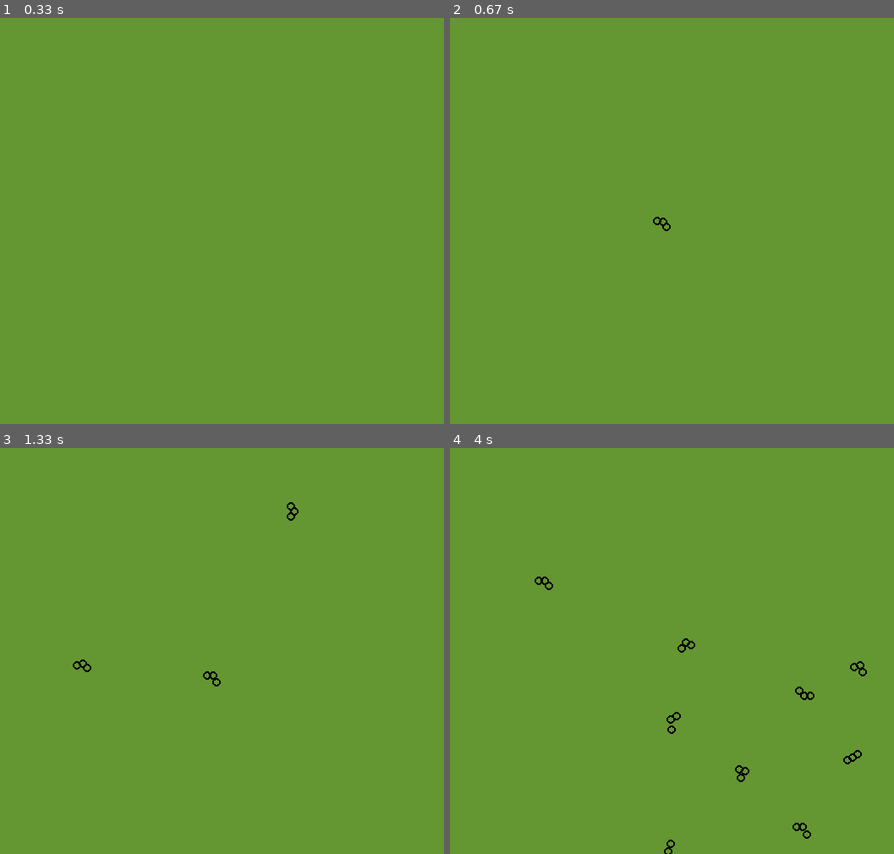
Above: before the commit, frames 1-4 (two rows, left to right).
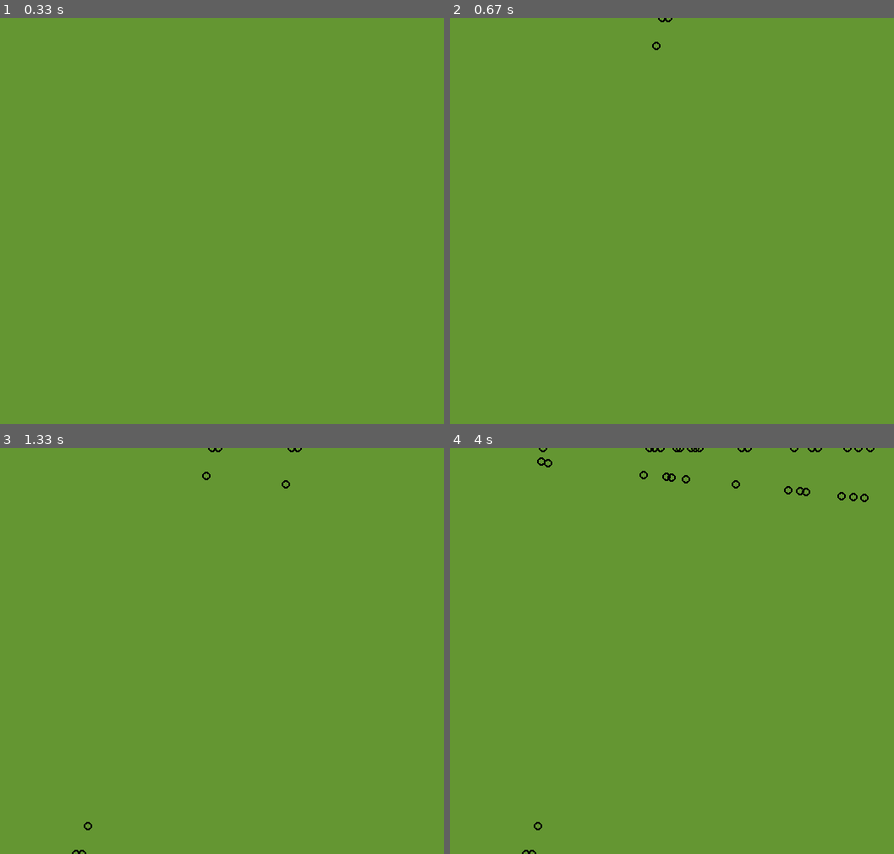
Above: after the commit, the same moments.

Repository: lukehackworth/pyparticle
Game: pygame game, started from pyparticle.py
Same seed, same stepped clock (60 frames per second), same inputs: the game is played once before the commit and once after it. The source is Python 2; it was converted automatically to run under Python 3.
Inputs (mouse positions are in pixels of both pictures, inside the frame that each line leads up to):
- Up to frame 1 (0.33 s): no input
- Up to frame 2 (0.67 s): click (663, 221) at 0.38 s
- Up to frame 3 (1.33 s): click (79, 655) at 0.72 s; click (293, 508) at 1.05 s
- Up to frame 4 (4 s): click (672, 512) at 1.38 s; click (672, 695) at 1.72 s; click (800, 715) at 2.05 s; click (805, 614) at 2.38 s; click (858, 618) at 2.72 s; click (854, 732) at 3.05 s; click (685, 634) at 3.38 s; click (543, 577) at 3.72 s

Frame 1 is identical in both runs. In frame 2, less than 0.1% of the frame differs, in the area x 45-51%, y 0-53%; in frame 3, 0.3%; in frame 4, 0.9%, in the area x 16-96%, y 0-100%.

Commit message:
Add clever velocity calculations that should work but doesn't

Diff:
--- a/pyparticle.py
+++ b/pyparticle.py
@@ -3,6 +3,7 @@
 
 # for reference see
 # https://www.cs.ucsb.edu/~pconrad/cs5nm/topics/pygame/drawing/
+# I pity the fool who tries to read through this
 
 import sys
 import os
@@ -30,8 +31,10 @@
         self.vel = [0, 0]
         self.x = x
         self.y = y
-
-    vel = []
+        self.x_vel = 0
+        self.y_vel = 0
+        self.prev_x = x
+        self.prev_y = y
 
 
 def main():
@@ -39,16 +42,30 @@
 
     # very greedy
     for part_a in particle_array:
-        part_a.vel[1] += 0.02
+
+        part_a.x += part_a.x_vel
+        part_a.y += part_a.y_vel
+
         for part_b in particle_array:
             if(part_a.x != part_b.x and part_a.y != part_b.y):
                 part_dist = particlesDistCalc(part_a, part_b)
                 if(part_dist < max_dist):
-                    j = particleBoundsCheck(part_a, part_b, part_dist)
+                    j = particleDistanceCheck(part_a, part_b, part_dist)
 
                     part_a = j[0]
                     part_b = j[1]
-        part_a.y += part_a.vel[1]
+        #part_a.y_vel += 0.01
+        #part_a.x_vel = part_a.prev_x - part_a.x
+        #part_a.y_vel = part_a.prev_y - part_a.y
+
+
+
+        part_a.x_vel = (part_a.x - part_a.prev_x)*0.2
+        part_a.y_vel = (part_a.y - part_a.prev_x)*0.2
+
+        part_a = outerBoundsCheck(part_a)
+        part_a.prev_x = part_a.x
+        part_a.prev_y = part_a.y
 
 
 def mouseCheck():
@@ -66,8 +83,22 @@
 
         particle_array.append(m)
 
+def outerBoundsCheck(input_particle):
+    if(input_particle.x < 0):
+        input_particle.x = 0
+        input_particle.x_vel *= -0.5
+    elif(input_particle.x > size[0]):
+        input_particle.x = size[0]
+        input_particle.x_vel *= -0.5
+    if(input_particle.y < 0):
+        input_particle.y = 0
+        input_particle.y_vel *= -0.5
+    elif(input_particle.y > size[1]):
+        input_particle.y = size[1]
+        input_particle.y_vel *= -0.5
+    return input_particle
 
-def particleBoundsCheck(part_a, part_b, part_dist):
+def particleDistanceCheck(part_a, part_b, part_dist):
     # TODO: Add particle edge bounds here, too
     part_delta = particleDeltaFind(part_a, part_b)
     m = 0.5 * (max_dist - part_dist)
@@ -118,12 +149,14 @@
     screen.fill(background_color)
 
     for particle in particle_array:
-        pygame.draw.circle(
-            screen, black,
-            (int(particle.x), int(particle.y)),
-            5, 2
-        )
-
+        try:
+            pygame.draw.circle(
+                screen, black,
+                (int(particle.x), int(particle.y)),
+                5, 2
+            )
+        except:
+            print("Oops")
     pygame.display.update()
 
 
